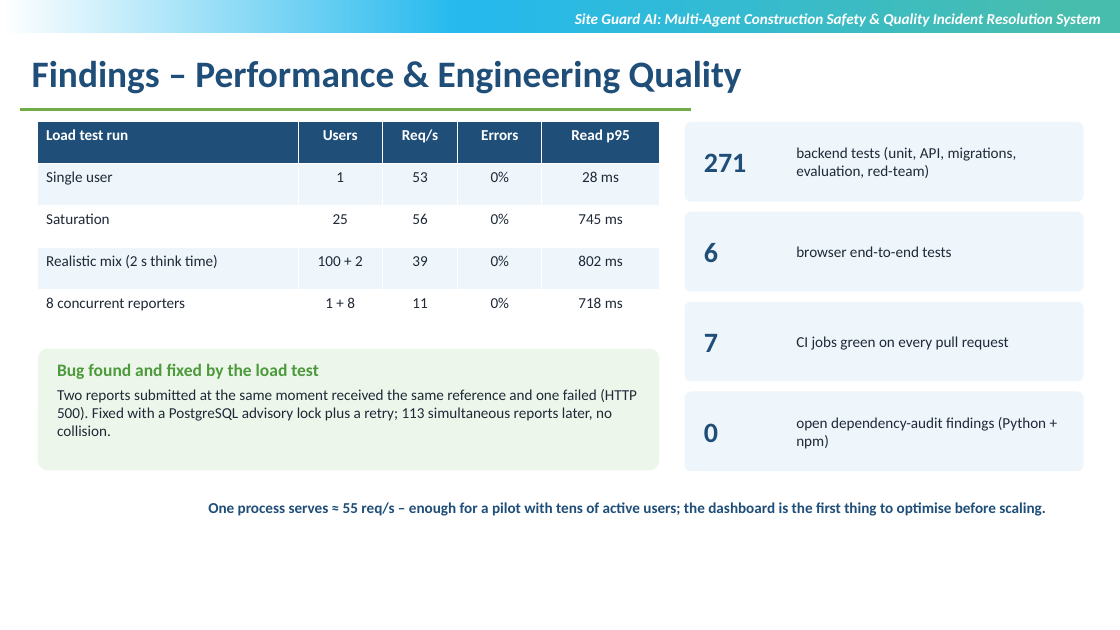
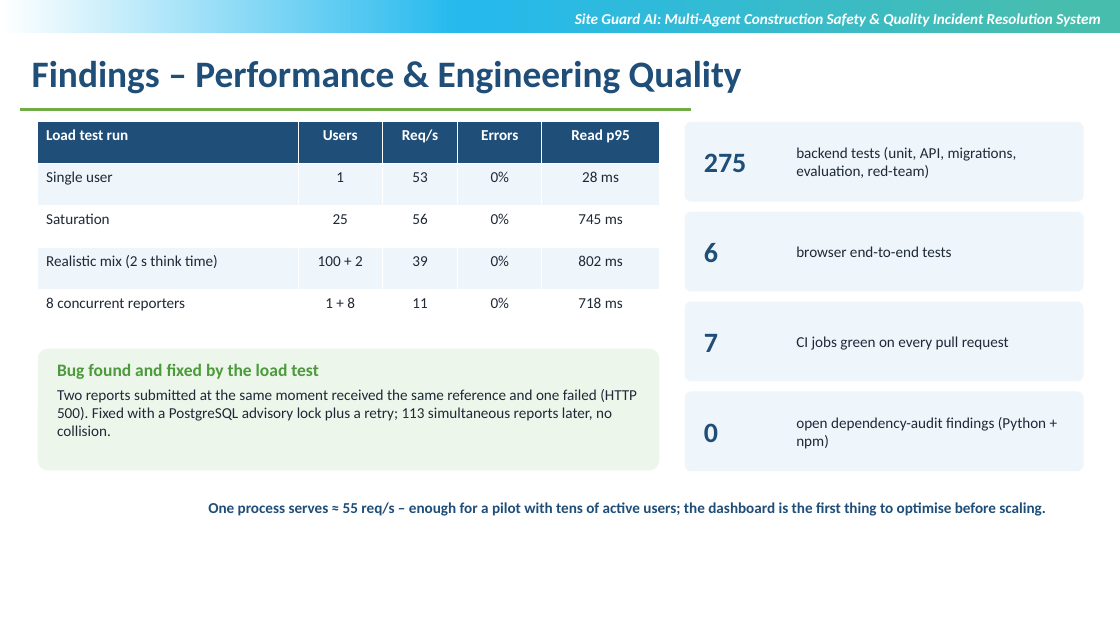
Before and after one commit to sricharansk/SITEGUARD-AI, a slide deck: slide 15 of docs/presentation/SiteGuardAI_Review3_S.K.Sricharan_T9984.pptx. Drawn at 1120x630 pixels with LibreOffice and Linux fonts; fonts in the diff are those of the drawing; background and template pictures are left out. Boxes give left, top, right and bottom in pixels: in the first picture for what was removed or moved away, otherwise in the second. Text is boxed around its words. In the diff, an @@ line names an element or a change of style, - is before the commit and + after.

```diff
--- a/docs/presentation/SiteGuardAI_Review3_S.K.Sricharan_T9984.pptx
+++ b/docs/presentation/SiteGuardAI_Review3_S.K.Sricharan_T9984.pptx
@@ text at <box>704,153,747,172</box>: text changed @@
-271
+275
```
Also in this commit, not shown: 18 other files.
